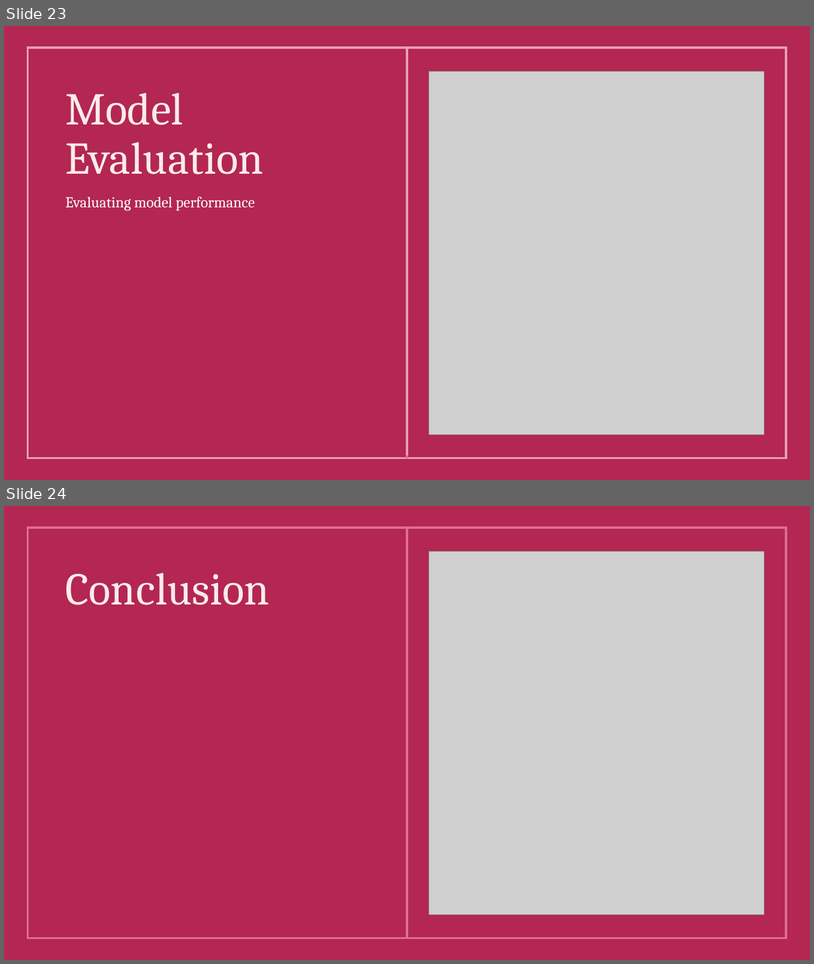
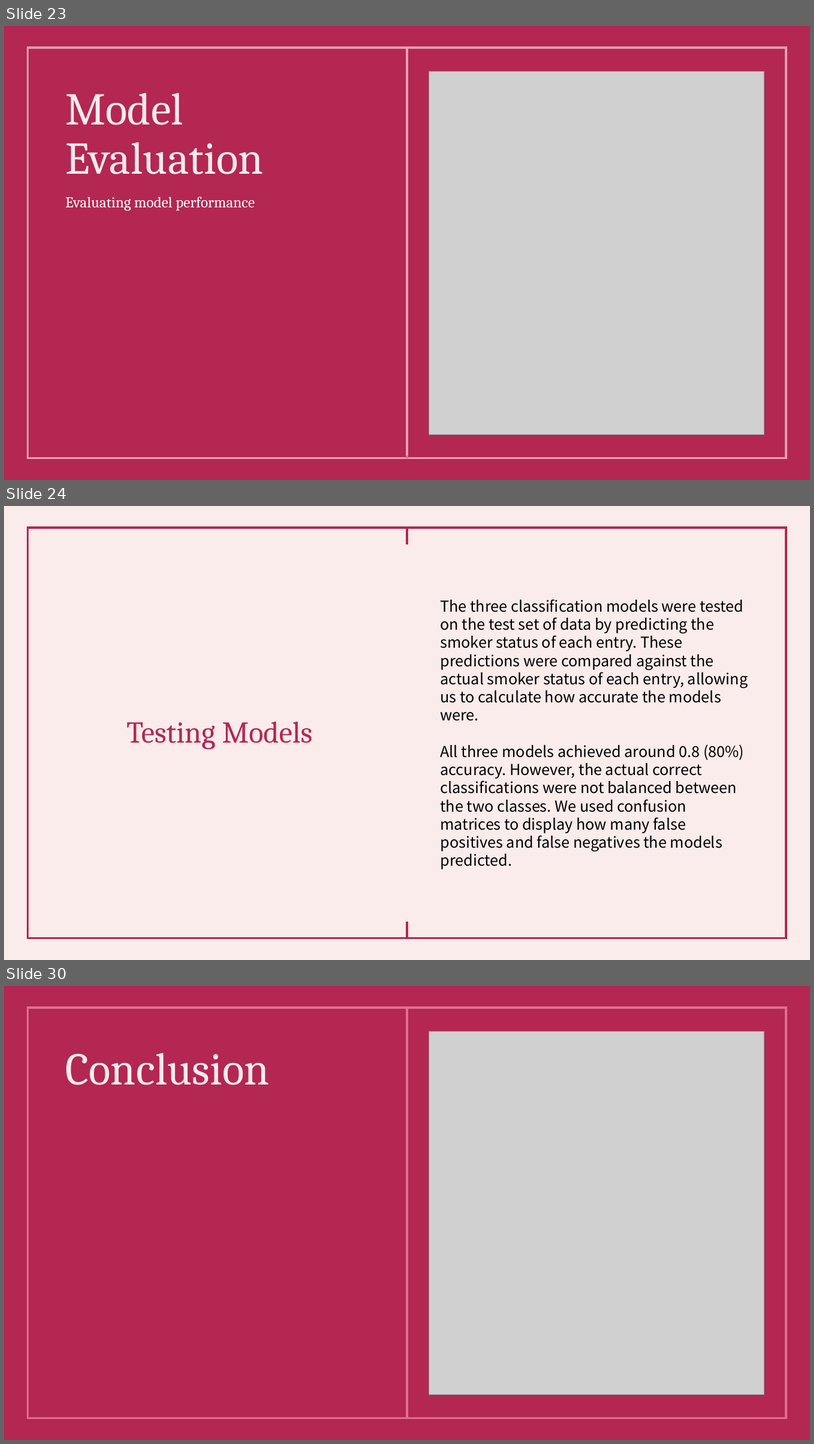
Before and after one commit to FaatimahMajothi98/OKCupid-Machine-Learning-Portfolio-Project, a slide deck: OKCupid-Date-A-Scientist-Starter/OKCupid – Machine Learning Analysis.pptx. Shown one above the other, each under a label of ours: slides 23 and 24 before the commit, slides 23, 24 and 30 after it; the slides between them are not shown. The pictures are 814x964 and 814x1444 pixels, drawn with LibreOffice and Linux fonts; fonts in the diff are those of the drawing; grey boxes stand for pictures. Boxes give left, top, right and bottom in pixels: in the first picture for what was removed or moved away, otherwise in the second. Text is boxed around its words. In the diff, an @@ line names an element or a change of style, - is before the commit and + after.

```diff
--- a/OKCupid-Date-A-Scientist-Starter/OKCupid – Machine Learning Analysis.pptx
+++ b/OKCupid-Date-A-Scientist-Starter/OKCupid – Machine Learning Analysis.pptx
@@ slide 24 added at (4,506,810,960), background #FAECEB; not listed: 3 template elements that a slide beside it also shows @@
@@ text added at (440,603,748,851), 18 pt, text #000000 @@
+The three classification models were tested on the test set of data by predicting the smoker status of each entry. These predictions were compared against the actual smoker status of each entry, allowing us to calculate how accurate the models were.
+All three models achieved around 0.8 (80%) accuracy. However, the actual correct classifications were not balanced between the two classes. We used confusion matrices to display how many false positives and false negatives the models predicted.
@@ title added at (126,721,313,749), 36 pt, text #B32752 @@
+Testing Models
@@ what was slide 24 is now slide 30 @@
```
Also in this commit, not shown: 5 slides changed, 9 other slides added, 5 slides removed, 1 other file.
